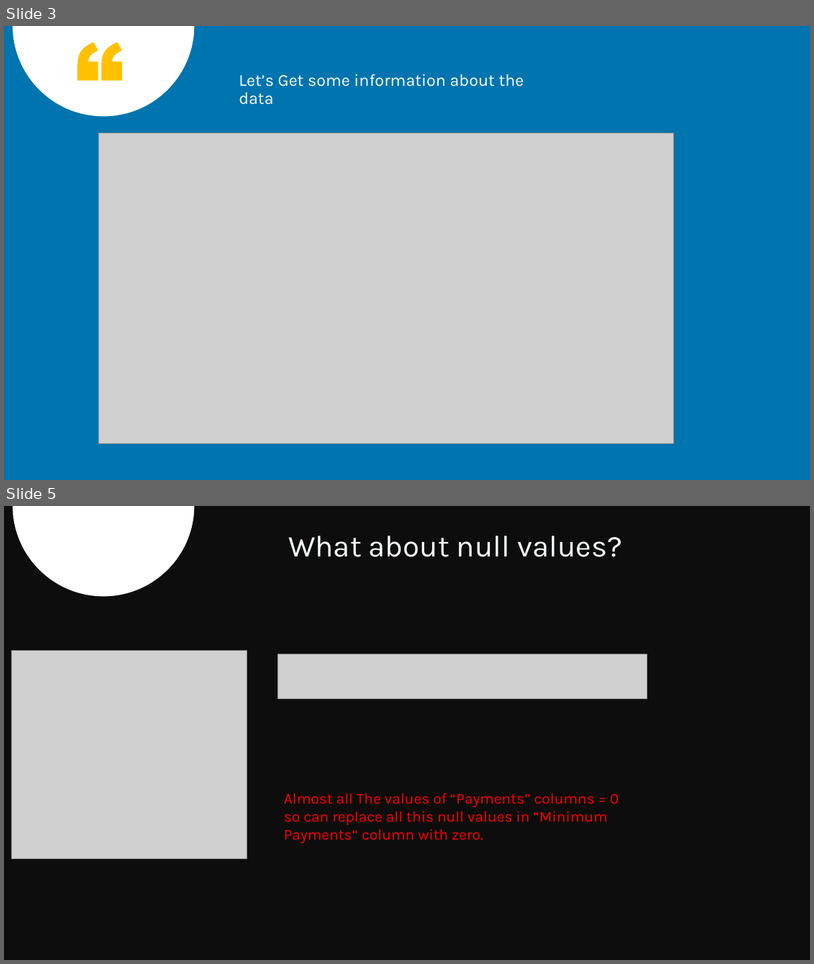
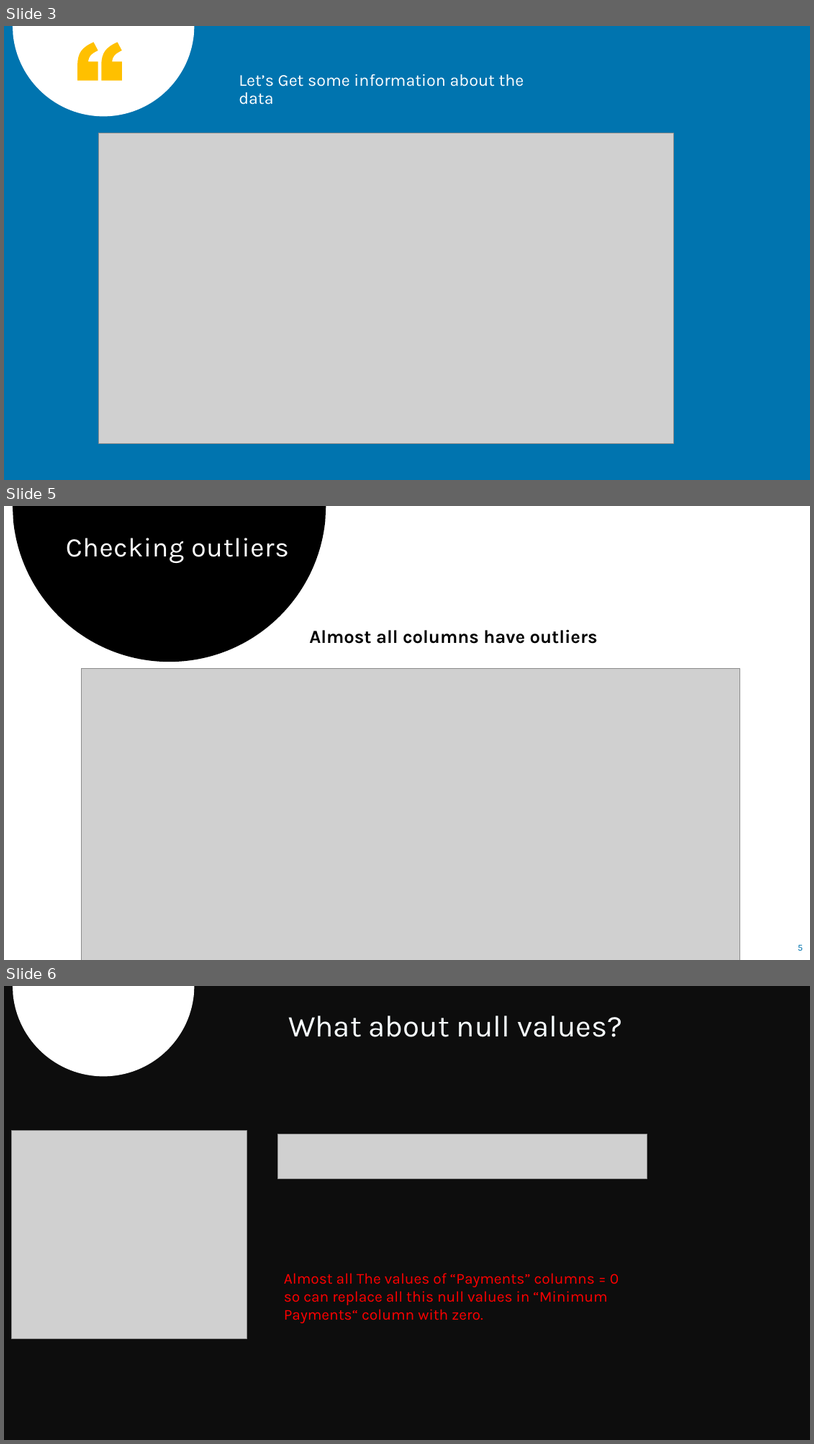
Before and after one commit to Reema-Khaseeb/clustering-credit-card-customer-segmentation, a slide deck: presentation/Credit Card Clustering.pptx. Shown one above the other, each under a label of ours: slides 3 and 5 before the commit, slides 3, 5 and 6 after it; the slides between them are not shown. The pictures are 814x964 and 814x1444 pixels, drawn with LibreOffice and Linux fonts; fonts in the diff are those of the drawing; grey boxes stand for pictures. Boxes give left, top, right and bottom in pixels: in the first picture for what was removed or moved away, otherwise in the second. Text is boxed around its words. In the diff, an @@ line names an element or a change of style, - is before the commit and + after.

```diff
--- a/presentation/Credit Card Clustering.pptx
+++ b/presentation/Credit Card Clustering.pptx
@@ slide 5 added at (x1=4, y1=506, x2=810, y2=960), background #FFFFFF @@
@@ freeform shape added at (x1=13, y1=506, x2=327, y2=662), fill #000000 @@
@@ title added at (x1=66, y1=538, x2=289, y2=564), 32 pt, text #FFFFFF @@
+Checking outliers
@@ text added at (x1=309, y1=630, x2=598, y2=644), 22 pt, text #000000, bold @@
+Almost all columns have outliers
@@ picture added at (x1=82, y1=669, x2=741, y2=960) @@
@@ page number added at (x1=798, y1=944, x2=803, y2=950), 11 pt, text #0074AF @@
+5
@@ what was slide 5 is now slide 6 @@
```
Also in this commit, not shown: 10 slides changed, 14 other slides added.
